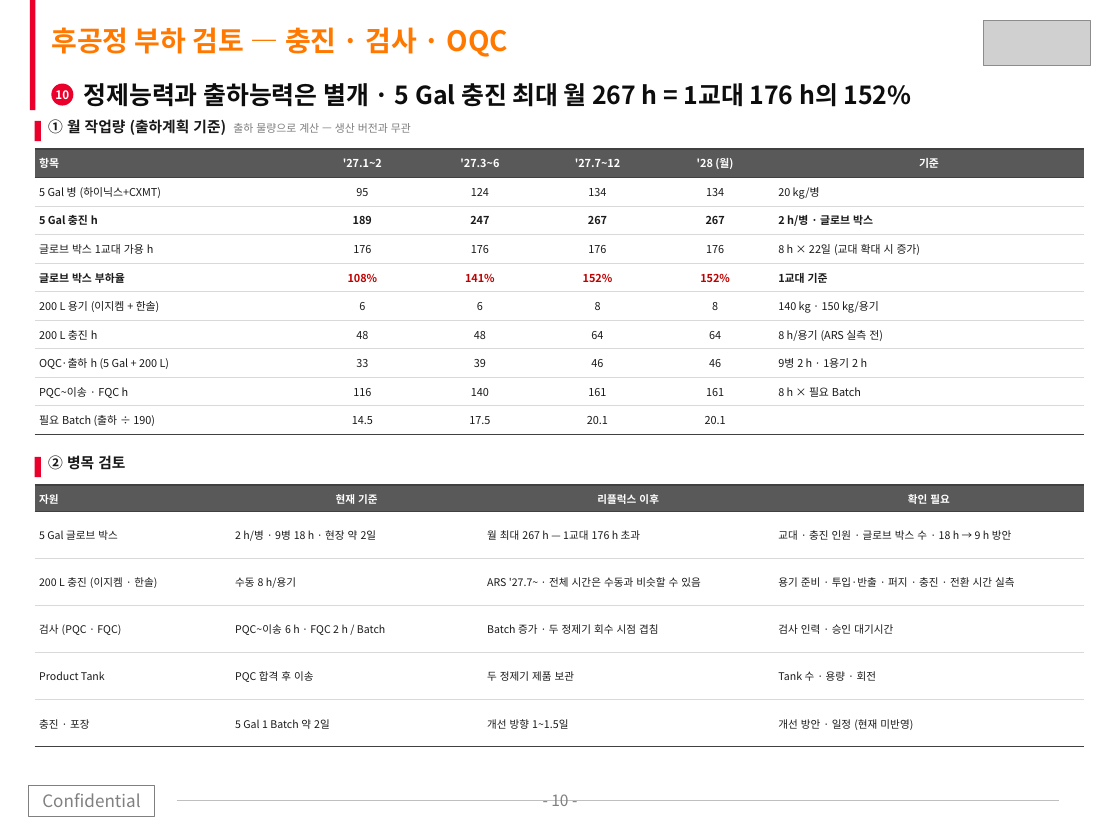
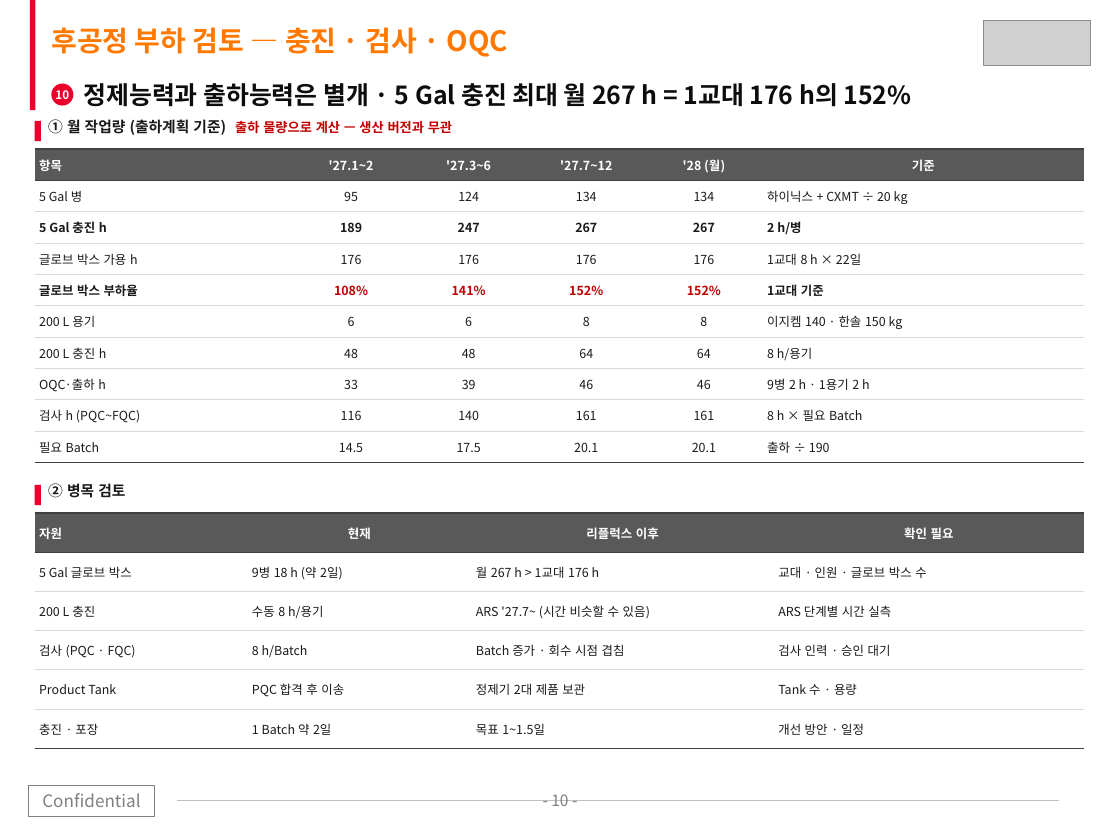
Before and after one commit to Jameskim25/-, a slide deck: slide 10 of SKTC_CpZr_Capacity_Reflux_Roadmap_2027_2028.pptx. Drawn at 1120x840 pixels with LibreOffice and Linux fonts; fonts in the diff are those of the drawing; grey boxes stand for pictures. Boxes give left, top, right and bottom in pixels: in the first picture for what was removed or moved away, otherwise in the second. Text is boxed around its words. In the diff, an @@ line names an element or a change of style, - is before the commit and + after.

```diff
--- a/SKTC_CpZr_Capacity_Reflux_Roadmap_2027_2028.pptx
+++ b/SKTC_CpZr_Capacity_Reflux_Roadmap_2027_2028.pptx
@@ text "① 월 작업량 (출하계획 기준) ..." at box(48, 119, 452, 135): size 7 to 8.5 pt, text colour #7F7F7F to #C00000, bold on in "출하 물량으로 계산 — 생산 버전과 무관" @@
@@ table at box(35, 149, 1084, 463) @@
-row 2, column 1: 5 Gal 병 (하이닉스+CXMT)
+row 2, column 1: 5 Gal 병
-row 2, column 6: 20 kg/병
+row 2, column 6: 하이닉스 + CXMT ÷ 20 kg
-row 3, column 6: 2 h/병 · 글로브 박스
+row 3, column 6: 2 h/병
-row 4, column 1: 글로브 박스 1교대 가용 h
+row 4, column 1: 글로브 박스 가용 h
-row 4, column 6: 8 h × 22일 (교대 확대 시 증가)
+row 4, column 6: 1교대 8 h × 22일
-row 6, column 1: 200 L 용기 (이지켐 + 한솔)
+row 6, column 1: 200 L 용기
-row 6, column 6: 140 kg · 150 kg/용기
+row 6, column 6: 이지켐 140 · 한솔 150 kg
-row 7, column 6: 8 h/용기 (ARS 실측 전)
+row 7, column 6: 8 h/용기
-row 8, column 1: OQC·출하 h (5 Gal + 200 L)
+row 8, column 1: OQC·출하 h
-row 9, column 1: PQC~이송 · FQC h
+row 9, column 1: 검사 h (PQC~FQC)
-row 10, column 1: 필요 Batch (출하 ÷ 190)
+row 10, column 1: 필요 Batch
-row 10, column 6: 
+row 10, column 6: 출하 ÷ 190
@@ size 7 to 8 pt in "항목", "'27.1~2", "'27.3~6", "'27.7~12" and 44 more places @@
@@ rectangle: place and size @@
-rectangle at box(35, 457, 40, 477)
+rectangle at box(35, 485, 40, 505)
@@ text "② 병목 검토": place and size @@
-text "② 병목 검토" at box(48, 455, 125, 470)
+text "② 병목 검토" at box(48, 483, 125, 498)
@@ table at box(35, 513, 1084, 748) @@
-row 1, column 2: 현재 기준
+row 1, column 2: 현재
-row 2: 5 Gal 글로브 박스 | 2 h/병 · 9병 18 h · 현장 약 2일 | 월 최대 267 h — 1교대 176 h 초과 | 교대 · 충진 인원 · 글로브 박스 수 · 18 h → 9 h 방안
+row 2: 5 Gal 글로브 박스 | 9병 18 h (약 2일) | 월 267 h > 1교대 176 h | 교대 · 인원 · 글로브 박스 수
-row 3: 200 L 충진 (이지켐 · 한솔) | 수동 8 h/용기 | ARS '27.7~ · 전체 시간은 수동과 비슷할 수 있음 | 용기 준비 · 투입·반출 · 퍼지 · 충진 · 전환 시간 실측
+row 3: 200 L 충진 | 수동 8 h/용기 | ARS '27.7~ (시간 비슷할 수 있음) | ARS 단계별 시간 실측
-row 4: 검사 (PQC · FQC) | PQC~이송 6 h · FQC 2 h / Batch | Batch 증가 · 두 정제기 회수 시점 겹침 | 검사 인력 · 승인 대기시간
+row 4: 검사 (PQC · FQC) | 8 h/Batch | Batch 증가 · 회수 시점 겹침 | 검사 인력 · 승인 대기
-row 5, column 3: 두 정제기 제품 보관
+row 5, column 3: 정제기 2대 제품 보관
-row 5, column 4: Tank 수 · 용량 · 회전
+row 5, column 4: Tank 수 · 용량
-row 6: 충진 · 포장 | 5 Gal 1 Batch 약 2일 | 개선 방향 1~1.5일 | 개선 방안 · 일정 (현재 미반영)
+row 6: 충진 · 포장 | 1 Batch 약 2일 | 목표 1~1.5일 | 개선 방안 · 일정
@@ size 6.8 to 8 pt in "자원", "리플럭스 이후", "확인 필요", "5 Gal 글로브 박스" and 5 more places @@
@@ table: place and size @@
-table at box(35, 485, 1084, 747)
+table at box(35, 513, 1084, 748)
```
Also in this commit, not shown: 10 other slides changed, 1 other file.
